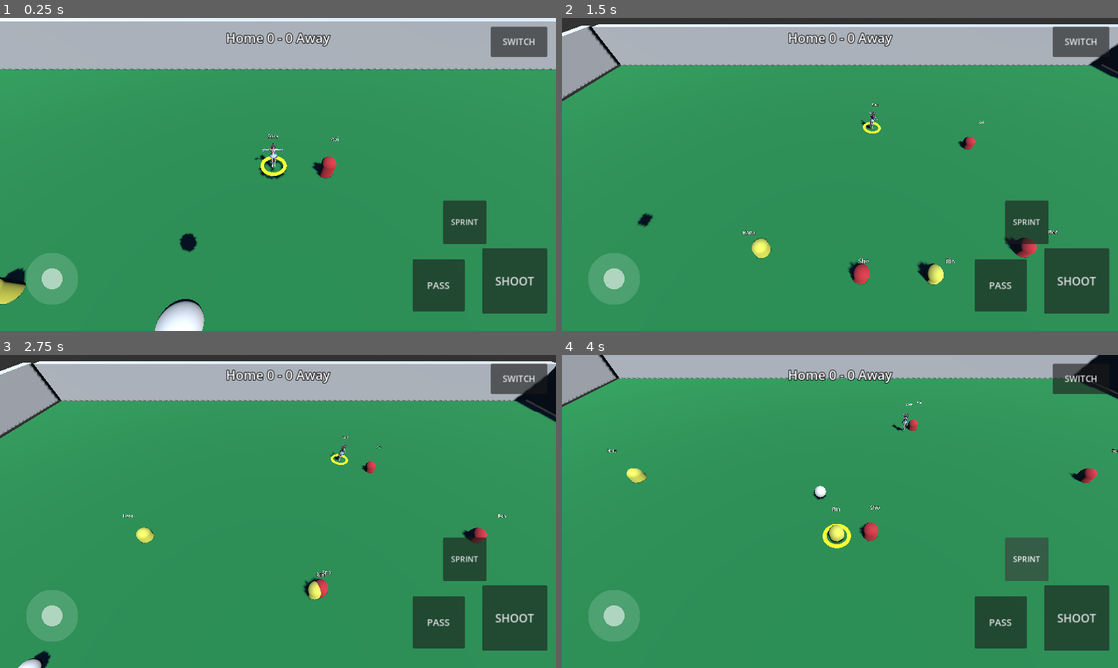
Above: before the commit, frames 1-4 (two rows, left to right).
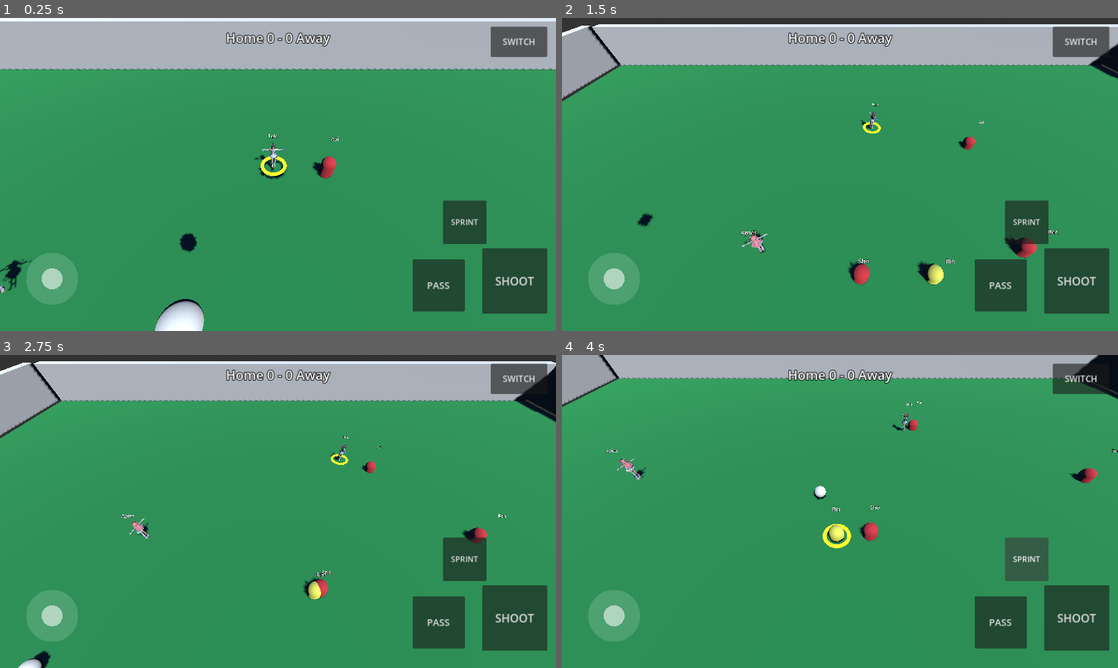
Above: after the commit, the same moments.

Repository: raymond12332122/Uma-soccer
Game: Godot game, scene res://scenes/Main.tscn
Two runs of this game, one before a commit and one after it. Both use one fixed random seed, a clock stepped at 60 frames per second and the inputs below.
Inputs (mouse positions are in pixels of both pictures, inside the frame that each line leads up to):
- Up to frame 1 (0.25 s): no input
- Up to frame 2 (1.5 s): drag from (612, 277) to (895, 105) at 0.52 s; drag from (728, 190) to (812, 237) at 1.27 s
- Up to frame 3 (2.75 s): move the mouse to (333, 442) at 2.02 s; hold D from 2.03 s (still down); hold Shift from 2.03 s (still down)
- Up to frame 4 (4 s): release D at 2.75 s; release Shift at 2.75 s; drag from (812, 574) to (673, 464) at 2.77 s; move the mouse to (1006, 558) at 3.52 s; hold A from 3.53 s (still down); hold Tab from 3.53 s (still down); tap Space at 3.77 s

The runs differ from the first frame. In frame 1, 0.5% of the frame differs, in the area x 0-50%, y 37-92%; in frame 2, 0.3%; in frame 3, 0.2%; in frame 4, 0.2%.

Commit message:
v0.5: expand character roster - Agnes Digital integrated
Inspected before integrating (raw glTF JSON + an actual Godot 4.3 headless
import, not assumed from similarity to the first model):
- Format: glTF 2.0 binary, same Sketchfab/FBX export pipeline and author
  (ansaldotoys2) as tokai_teio
- 8 meshes / ~24k vertices, 1 skin with 440 bones (same cosmetic
  skirt/hair/tail physics-chain pattern, not gameplay-relevant), 0
  animation clips, 8 materials on KHR_materials_pbrSpecularGlossiness (10
  textures this time -- separate diffuse + specular/glossiness maps per
  surface -- max 1024x1024, ~839KB total, still mobile-reasonable)
- Godot 4.3 import: clean, same non-blocking specular->metallic
  conversion warning as before
- Orientation verified the same way as v0.4 (not re-guessed): the skirt
  bones' Front/Back naming and bind-pose Z translations confirm front
  already faces the engine's +Z convention
- Scale: measured bind-pose height 0.185 units: AnimationController's
  existing auto-fit (target_height / measured_height) handles this with
  no new code, same as the first model

Zero gameplay code changed. This is the reusable pipeline working exactly
as designed: CharacterRegistry gained one line, PlayerData.visual_id was
set on one more roster entry, CREDITS.md gained one attribution block.
FootballPlayer/AIController/PlayerController/TeamController/
PossessionManager/BallController/CameraController/MatchManager are
byte-for-byte unchanged from v0.4.

Roster: assigned to home_players[1] (renamed "Haru" -> "Agnes" to match
the now-attached face), on the home team specifically so it's reachable
through player switching and actually playable, not just AI-visible.
Also renamed home_players[2] "Sora" -> "Teio" for the same
name-matches-face consistency. Both real characters are now on the same
team simultaneously.

Testing:
- Refactored character_pipeline_test.gd to be data-driven over
  CharacterRegistry.MODELS instead of hardcoding tokai_teio, so every
  future model automatically gets the same battery: registry resolution,
  AnimationController real-model checks (scale, skeleton, team-tint,
  every state/action, real-vs-procedural animation detection), and a full
  FootballPlayer movement/possession/pass gameplay-parity check
- Added switching + AI-handoff + camera-retargeting coverage specifically
  for the newly added character (cycle to Agnes, verify control
  indicator/camera follow, verify movement under human control, switch
  away, verify AI takes over and keeps moving it)
- 95 assertions total across all four suites (gameplay_test,
  main_scene_test, team_system_test, character_pipeline_test), all
  passing. Clean Godot 4.3 headless import and a clean 5-second idle run
  of the full 8-player match with both real characters spawned and AI
  active. No regressions to v0.2/v0.3/v0.4.

Diff:
--- a/scripts/data/CharacterRegistry.gd
+++ b/scripts/data/CharacterRegistry.gd
@@ -10,6 +10,7 @@
 
 const MODELS := {
 	"tokai_teio": "res://assets/characters/tokai_teio/tokai_teio.glb",
+	"agnes_digital": "res://assets/characters/agnes_digital/agnes_digital.glb",
 }
 
 
--- a/scripts/data/TestRoster.gd
+++ b/scripts/data/TestRoster.gd
@@ -8,12 +8,14 @@
 static func home_team() -> Array[PlayerData]:
 	var roster: Array[PlayerData] = [
 		_make("home_gk", "Yuki", "GK", 4.2, 12.0, 6.0, 55, 40, 50, 70, 75, "Right"),
-		_make("home_def", "Haru", "DEF", 4.8, 13.0, 7.8, 68, 55, 60, 78, 80, "Right"),
-		_make("home_mid", "Sora", "MID", 5.2, 14.5, 8.6, 78, 68, 75, 82, 62, "Right"),
+		_make("home_def", "Agnes", "DEF", 4.8, 13.0, 7.8, 68, 55, 60, 78, 80, "Right"),
+		_make("home_mid", "Teio", "MID", 5.2, 14.5, 8.6, 78, 68, 75, 82, 62, "Right"),
 		_make("home_fwd", "Rin", "FWD", 5.6, 15.5, 9.2, 65, 85, 80, 75, 45, "Left"),
 	]
-	# First integrated character model (v0.4) -- the default human-controlled
-	# player, so its payoff is visible immediately without needing to switch.
+	# Integrated character models (v0.4/v0.5) on the home roster so both are
+	# actually reachable through player switching, not just AI-visible.
+	# Display names updated to match so the name label matches the face.
+	roster[1].visual_id = "agnes_digital"
 	roster[2].visual_id = "tokai_teio"
 	return roster
 
--- a/tests/character_pipeline_test.gd
+++ b/tests/character_pipeline_test.gd
@@ -1,9 +1,11 @@
 extends Node3D
 
-# Headless regression test for the V0.4 character asset pipeline:
-# CharacterRegistry, AnimationController (both the real-model path and the
-# placeholder fallback), and that none of it affects FootballPlayer
-# gameplay. Run via:
+# Headless regression test for the character asset pipeline:
+# CharacterRegistry, AnimationController (both every registered real-model
+# path and the placeholder fallback), and that none of it affects
+# FootballPlayer gameplay, switching, or AI control. Data-driven over
+# CharacterRegistry.MODELS so a future model (v0.6+) gets the same battery
+# of checks automatically, with no new test code required. Run via:
 #   godot --headless --path . tests/CharacterPipelineTest.tscn
 
 const FieldScene := preload("res://scenes/Field.tscn")
@@ -20,10 +22,11 @@
 
 func _run_tests() -> void:
 	# --- CharacterRegistry ---
-	var known_scene: PackedScene = CharacterRegistry.get_scene("tokai_teio")
-	_check("CharacterRegistry resolves a known visual_id to a scene", known_scene != null)
 	_check("CharacterRegistry returns null for an unknown visual_id", CharacterRegistry.get_scene("nonexistent_character") == null)
 	_check("CharacterRegistry returns null for an empty visual_id", CharacterRegistry.get_scene("") == null)
+
+	var registered_ids: Array = CharacterRegistry.MODELS.keys()
+	_check("CharacterRegistry has at least one registered model", registered_ids.size() > 0)
 
 	# --- AnimationController: placeholder fallback path ---
 	var placeholder_ac := AnimationController.new()
@@ -44,52 +47,135 @@
 		await get_tree().process_frame
 	_check("All action triggers can be played on placeholder without error", true)
 
-	# Procedural fallback should actually move the visual during a pulse.
 	placeholder_ac.play_action("celebration")
-	var visual := placeholder_ac.get_child(0)
+	var placeholder_visual := placeholder_ac.get_child(0)
 	var rot_samples: Array[float] = []
 	for i in range(10):
 		await get_tree().process_frame
-		rot_samples.append(visual.rotation.y)
+		rot_samples.append(placeholder_visual.rotation.y)
 	var rotation_changed := false
 	for i in range(1, rot_samples.size()):
 		if not is_equal_approx(rot_samples[i], rot_samples[0]):
 			rotation_changed = true
 	_check("Procedural celebration pulse actually animates the placeholder visual", rotation_changed)
 
-	# --- AnimationController: real model path ---
-	var real_ac := AnimationController.new()
-	add_child(real_ac)
-	real_ac.set_visual("tokai_teio")
-	await get_tree().process_frame
-
-	_check("Real model does not support team tint (keeps authored textures)", not real_ac.supports_team_tint())
-	_check("Real model measured a sane bind-pose height", real_ac.last_measured_height > 0.01 and real_ac.last_measured_height < 10.0)
-
-	var real_visual: Node3D = real_ac.get_child(0)
-	var expected_scale: float = 1.6 / real_ac.last_measured_height
-	_check("Real model auto-fit scale matches target_height / measured_height", is_equal_approx(real_visual.scale.x, expected_scale))
-
-	var skeleton := _find_skeleton(real_visual)
-	_check("Real model has a Skeleton3D (skinned mesh imported correctly)", skeleton != null)
-	_check("Real model skeleton has bones", skeleton != null and skeleton.get_bone_count() > 0)
-
-	for state in ["idle", "walk", "run", "sprint", "dribble"]:
-		real_ac.set_state(state)
-	for action in ["pass", "shoot", "celebration", "tackle"]:
-		real_ac.play_action(action)
-		await get_tree().process_frame
-	_check("Real model handles all states/actions without error (procedural fallback, since it has 0 clips)", true)
+	# --- AnimationController: every registered real model, generically ---
+	for visual_id in registered_ids:
+		await _check_registered_model(visual_id)
 
 	# --- FootballPlayer integration: gameplay must not care which visual is attached ---
 	var field = FieldScene.instantiate()
 	add_child(field)
+
+	for visual_id in registered_ids:
+		await _check_football_player_with_visual(visual_id)
+
+	# --- Full match spawn: every registered model appears exactly where TestRoster put it ---
+	var main = MainScene.instantiate()
+	add_child(main)
+	for i in range(5):
+		await get_tree().physics_frame
+
+	var all_players: Array = main.home_players + main.away_players
+	var real_model_count := 0
+	var placeholder_count := 0
+	for p in all_players:
+		if p.animation_controller.supports_team_tint():
+			placeholder_count += 1
+		else:
+			real_model_count += 1
+	_check("Exactly %d spawned players use a real model" % registered_ids.size(), real_model_count == registered_ids.size())
+	_check("The remaining spawned players fall back to the placeholder", placeholder_count == all_players.size() - registered_ids.size())
+	_check("home_players[1] (Agnes) uses the real model", not main.home_players[1].animation_controller.supports_team_tint())
+	_check("home_players[2] (Teio) uses the real model", not main.home_players[2].animation_controller.supports_team_tint())
+
+	# --- Player switching + AI control + camera tracking for the newly added character ---
+	var agnes: FootballPlayer = main.home_players[1]
+	var previously_controlled = main.player_controller.controlled_player
+	_check("Agnes is not the default controlled player before switching", previously_controlled != agnes)
+
+	# Cycle switching until Agnes becomes the controlled player.
+	var reached_agnes := false
+	for i in range(main.home_players.size()):
+		main._switch_to_next_player()
+		await get_tree().physics_frame
+		if main.player_controller.controlled_player == agnes:
+			reached_agnes = true
+			break
+	_check("Switching can reach the real-model character (Agnes)", reached_agnes)
+	_check("Agnes's control indicator is visible once switched to", agnes.control_indicator.visible)
+	_check("Camera retargets to the real-model character once switched to", main.camera_controller.target == agnes)
+
+	InputState.move_vector = Vector2(1, 0)
+	var agnes_start_pos: Vector3 = agnes.global_position
+	for i in range(30):
+		await get_tree().physics_frame
+	_check("The real-model character moves normally under human control", agnes.global_position.distance_to(agnes_start_pos) > 0.5)
+	InputState.move_vector = Vector2.ZERO
+
+	# Switch away -- Agnes should fall back under AI control immediately.
+	main._switch_to_next_player()
+	await get_tree().physics_frame
+	_check("Home team no longer treats Agnes as the human player after switching away", main.home_team.human_player != agnes)
+
+	var agnes_pos_after_switch_away: Vector3 = agnes.global_position
+	for i in range(60):
+		await get_tree().physics_frame
+	_check("AI drives the real-model character once no longer human-controlled", agnes.global_position.distance_to(agnes_pos_after_switch_away) > 0.05 or agnes.move_input != Vector2.ZERO)
+
+	print("TEST_SUMMARY: %s" % ("ALL PASS" if ok else "FAILURES PRESENT"))
+	get_tree().quit(0 if ok else 1)
+
+
+func _check_registered_model(visual_id: String) -> void:
+	var scene: PackedScene = CharacterRegistry.get_scene(visual_id)
+	_check("CharacterRegistry resolves '%s' to a scene" % visual_id, scene != null)
+	if scene == null:
+		return
+
+	var ac := AnimationController.new()
+	add_child(ac)
+	ac.set_visual(visual_id)
+	await get_tree().process_frame
+
+	_check("'%s' does not support team tint (keeps authored textures)" % visual_id, not ac.supports_team_tint())
+	_check("'%s' measured a sane bind-pose height" % visual_id, ac.last_measured_height > 0.01 and ac.last_measured_height < 10.0)
+
+	var visual: Node3D = ac.get_child(0) if ac.get_child_count() > 0 else null
+	_check("'%s' produced a visual node" % visual_id, visual != null)
+	if visual:
+		var expected_scale: float = ac.target_height / ac.last_measured_height
+		_check("'%s' auto-fit scale matches target_height / measured_height" % visual_id, is_equal_approx(visual.scale.x, expected_scale))
+
+		var skeleton := _find_skeleton(visual)
+		_check("'%s' has a Skeleton3D (skinned mesh imported correctly)" % visual_id, skeleton != null)
+		_check("'%s' skeleton has bones" % visual_id, skeleton != null and skeleton.get_bone_count() > 0)
+
+	for state in ["idle", "walk", "run", "sprint", "dribble"]:
+		ac.set_state(state)
+	for action in ["pass", "shoot", "celebration", "tackle"]:
+		ac.play_action(action)
+		await get_tree().process_frame
+	_check("'%s' handles all states/actions without error" % visual_id, true)
+
+	# Real animation detection: this pipeline auto-matches clips by keyword
+	# when a model ships them, and falls back to procedural motion when it
+	# doesn't (true for every model integrated so far -- both ship 0 clips).
+	if ac._anim_player == null:
+		_check("'%s' correctly falls back to procedural animation (0 clips in source)" % visual_id, true)
+	else:
+		_check("'%s' detected real animation clips and will use them over the procedural fallback" % visual_id, ac._anim_player.get_animation_list().size() > 0)
+
+	ac.queue_free()
+
+
+func _check_football_player_with_visual(visual_id: String) -> void:
 	var ball: BallController = BallScene.instantiate()
 	ball.position = Vector3(0, 1, 0)
 	add_child(ball)
 
 	var data := PlayerData.new()
-	data.id = "test_visual_player"
+	data.id = "test_%s" % visual_id
 	data.display_name = "Test"
 	data.movement_speed = 5.0
 	data.acceleration = 14.0
@@ -99,7 +185,7 @@
 	data.dribbling = 70
 	data.stamina = 80
 	data.defensive_ability = 60
-	data.visual_id = "tokai_teio"
+	data.visual_id = visual_id
 
 	var player: FootballPlayer = PlayerScene.instantiate()
 	player.position = Vector3(0, 1, -3)
@@ -110,7 +196,7 @@
 	add_child(controller)
 	controller.set_controlled_player(player)
 
-	_check("FootballPlayer's animation_controller picked up the real model", not player.animation_controller.supports_team_tint())
+	_check("FootballPlayer's animation_controller picked up '%s'" % visual_id, not player.animation_controller.supports_team_tint())
 
 	InputState.move_vector = Vector2(0, 1)
 	var approached := false
@@ -119,38 +205,23 @@
 		if player.global_position.distance_to(ball.global_position) < 2.5:
 			approached = true
 			break
-	_check("Player with a real-model visual still moves/approaches normally", approached)
+	_check("Player with '%s' still moves/approaches normally" % visual_id, approached)
 
 	for i in range(30):
 		await get_tree().physics_frame
-	_check("Player with a real-model visual still gains possession/dribbles normally", player.has_possession)
+	_check("Player with '%s' still gains possession/dribbles normally" % visual_id, player.has_possession)
 
 	var pre_pass_speed: float = ball.linear_velocity.length()
 	InputState.pass_pressed = true
 	for i in range(3):
 		await get_tree().physics_frame
-	_check("Player with a real-model visual can still pass normally", ball.linear_velocity.length() > pre_pass_speed + 1.0)
+	_check("Player with '%s' can still pass normally" % visual_id, ball.linear_velocity.length() > pre_pass_speed + 1.0)
 	InputState.move_vector = Vector2.ZERO
 
-	# --- Full match spawn: exactly one player uses the real model, others fall back ---
-	var main = MainScene.instantiate()
-	add_child(main)
-	for i in range(5):
-		await get_tree().physics_frame
-
-	var real_model_count := 0
-	var placeholder_count := 0
-	for p in main.home_players + main.away_players:
-		if p.animation_controller.supports_team_tint():
-			placeholder_count += 1
-		else:
-			real_model_count += 1
-	_check("Exactly one spawned player in the full match uses the real model", real_model_count == 1)
-	_check("The other seven spawned players fall back to the placeholder", placeholder_count == 7)
-	_check("The real-model player is the intended default-controlled MID (home_players[2])", not main.home_players[2].animation_controller.supports_team_tint())
-
-	print("TEST_SUMMARY: %s" % ("ALL PASS" if ok else "FAILURES PRESENT"))
-	get_tree().quit(0 if ok else 1)
+	player.queue_free()
+	controller.queue_free()
+	ball.queue_free()
+	await get_tree().process_frame
 
 
 func _find_skeleton(node: Node) -> Skeleton3D:
Binary file added: assets/characters/agnes_digital/agnes_digital.glb
Not shown, added: assets/characters/agnes_digital/agnes_digital.glb.import
Binary file added: assets/characters/agnes_digital/agnes_digital_0.png
Not shown, added: assets/characters/agnes_digital/agnes_digital_0.png.import
Binary file added: assets/characters/agnes_digital/agnes_digital_1.png
Not shown, added: assets/characters/agnes_digital/agnes_digital_1.png.import
Binary file added: assets/characters/agnes_digital/agnes_digital_2.png
Not shown, added: assets/characters/agnes_digital/agnes_digital_2.png.import
Binary file added: assets/characters/agnes_digital/agnes_digital_3.png
Not shown, added: assets/characters/agnes_digital/agnes_digital_3.png.import
Binary file added: assets/characters/agnes_digital/agnes_digital_4.png
Not shown, added: assets/characters/agnes_digital/agnes_digital_4.png.import
(and 12 more such lines)
